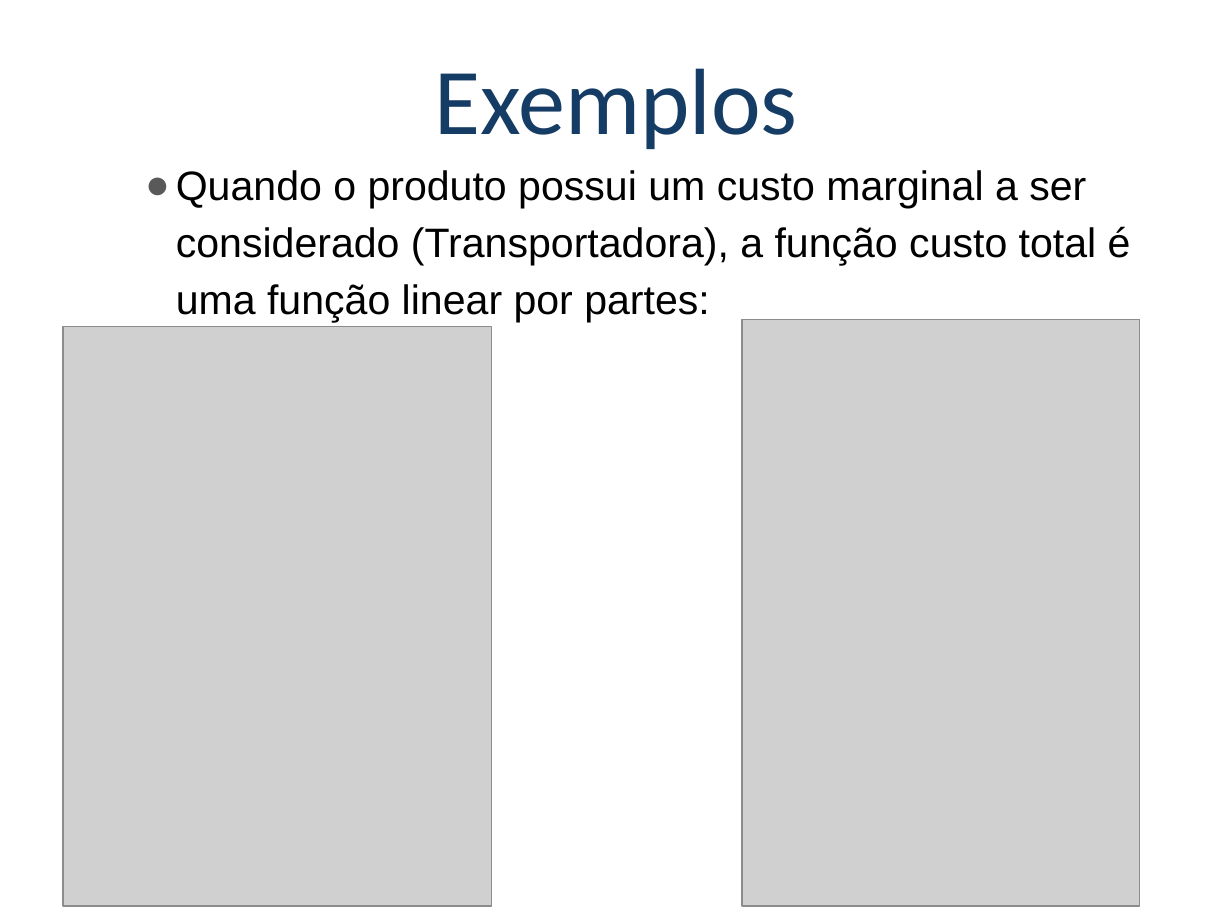
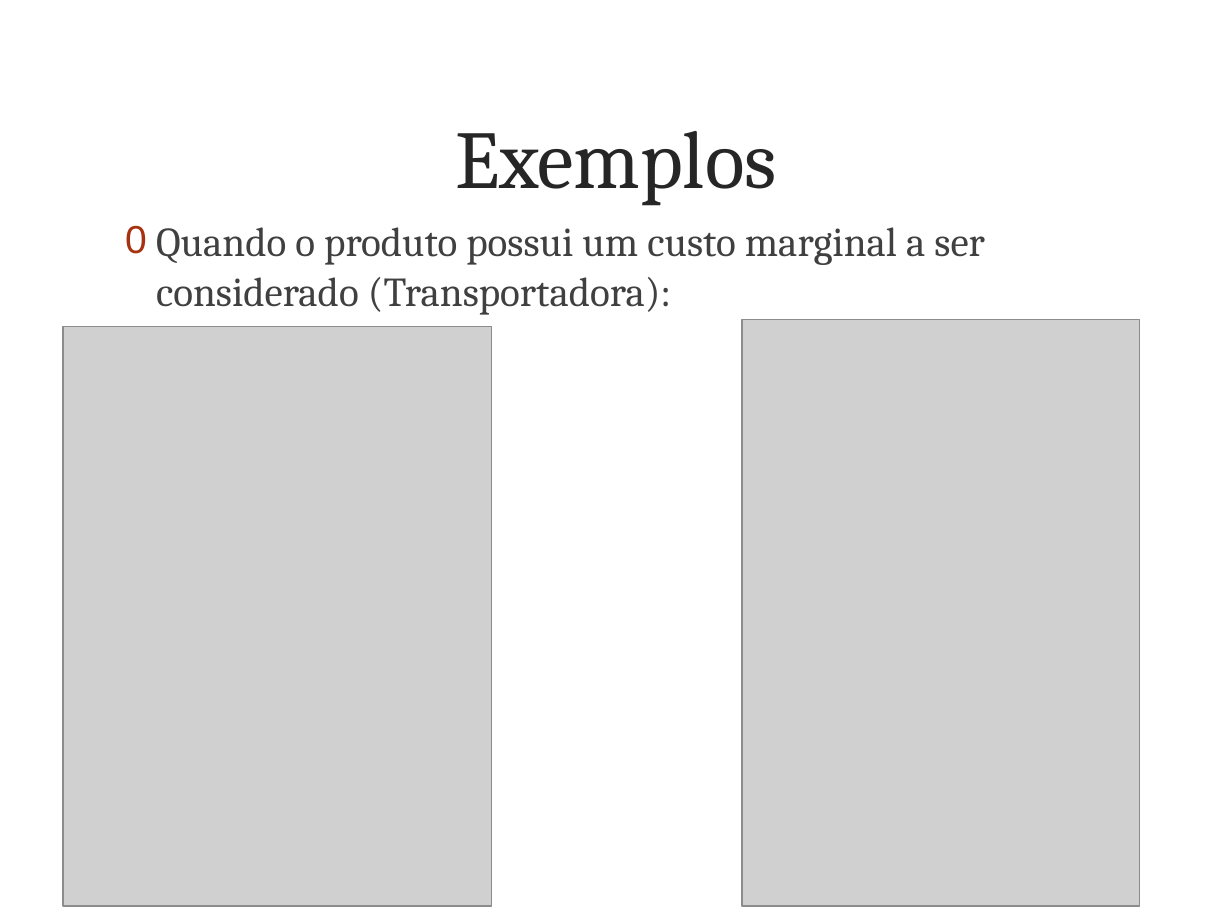
Before and after one commit to poparatodos/Pesquisa-Operacional-Para-Todos, a slide deck: slide 5 of assets/slides/po2/Programação Não Linear.pptx. Drawn at 1232x924 pixels with LibreOffice and Linux fonts; fonts in the diff are those of the drawing; grey boxes stand for pictures; background and template pictures are left out. Boxes give left, top, right and bottom in pixels: in the first picture for what was removed or moved away, otherwise in the second. Text is boxed around its words. In the diff, an @@ line names an element or a change of style, - is before the commit and + after.

```diff
--- a/assets/slides/po2/Programação Não Linear.pptx
+++ b/assets/slides/po2/Programação Não Linear.pptx
@@ title "Exemplos": place and size @@
-title "Exemplos" at [434,68,797,149]
+title "Exemplos" at [455,131,777,206]
@@ title "Exemplos" at [455,131,777,206]: size 55 to 48 pt, font Calibri to Cambria, text colour #143C64 to #262626; line spacing 0.9 to 1; vertical alignment bottom to middle @@
@@ text at [156,227,984,315]: text changed; font Arial to Cambria; text colour #000000 to #404040 @@
-● Quando o produto possui um custo marginal a ser considerado (Transportadora), a função custo total é uma função linear por partes:
+0 Quando o produto possui um custo marginal a ser considerado (Transportadora):
```
Also in this commit, not shown: 31 other slides changed, 11 other files.
